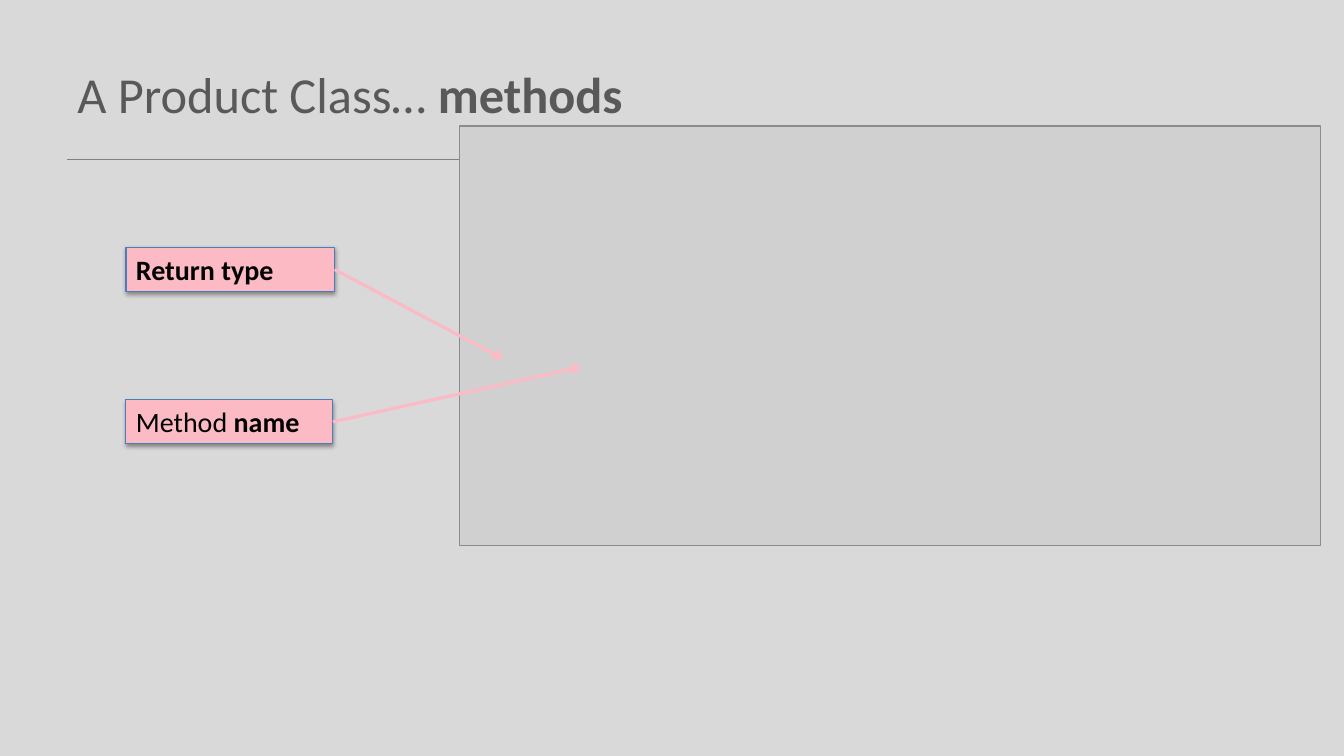
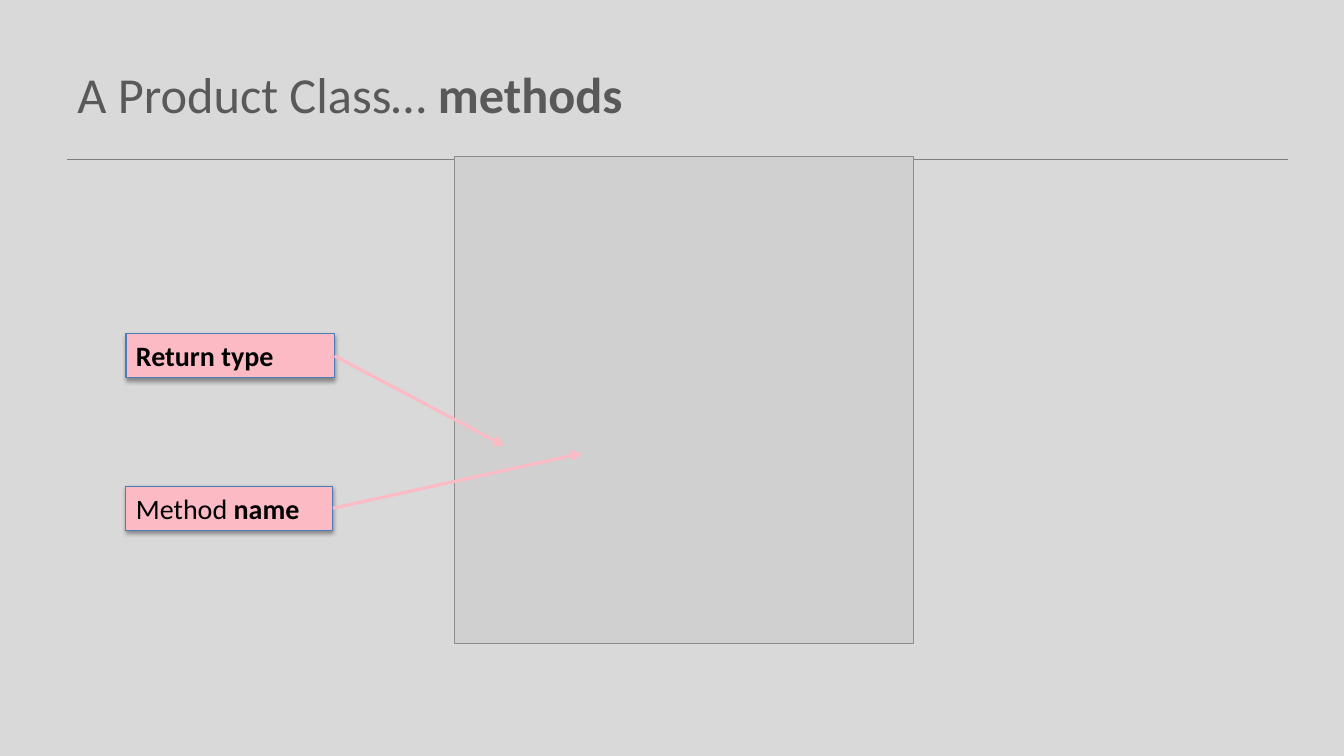
Before and after one commit to Programming-Fundamentals-SETU/prog-fund-1-sept-25, a slide deck: slide 15 of topic08-arrays-of-objects/unit-1/talk-1-shop-v1/a-shop-v1.pptx. Drawn at 1344x756 pixels with LibreOffice and Linux fonts; fonts in the diff are those of the drawing; grey boxes stand for pictures. Boxes give left, top, right and bottom in pixels: in the first picture for what was removed or moved away, otherwise in the second. Text is boxed around its words. In the diff, an @@ line names an element or a change of style, - is before the commit and + after.

```diff
--- a/topic08-arrays-of-objects/unit-1/talk-1-shop-v1/a-shop-v1.pptx
+++ b/topic08-arrays-of-objects/unit-1/talk-1-shop-v1/a-shop-v1.pptx
@@ picture removed at box(460, 126, 1321, 546) @@
@@ picture added at box(455, 156, 914, 643) @@
@@ 2 rectangles, 2 arrows: place and size @@
-2 rectangles, 2 arrows at box(126, 248, 582, 445)
+2 rectangles, 2 arrows at box(126, 334, 582, 530)
```
Also in this commit, not shown: 11 other slides changed, 42 other files.
